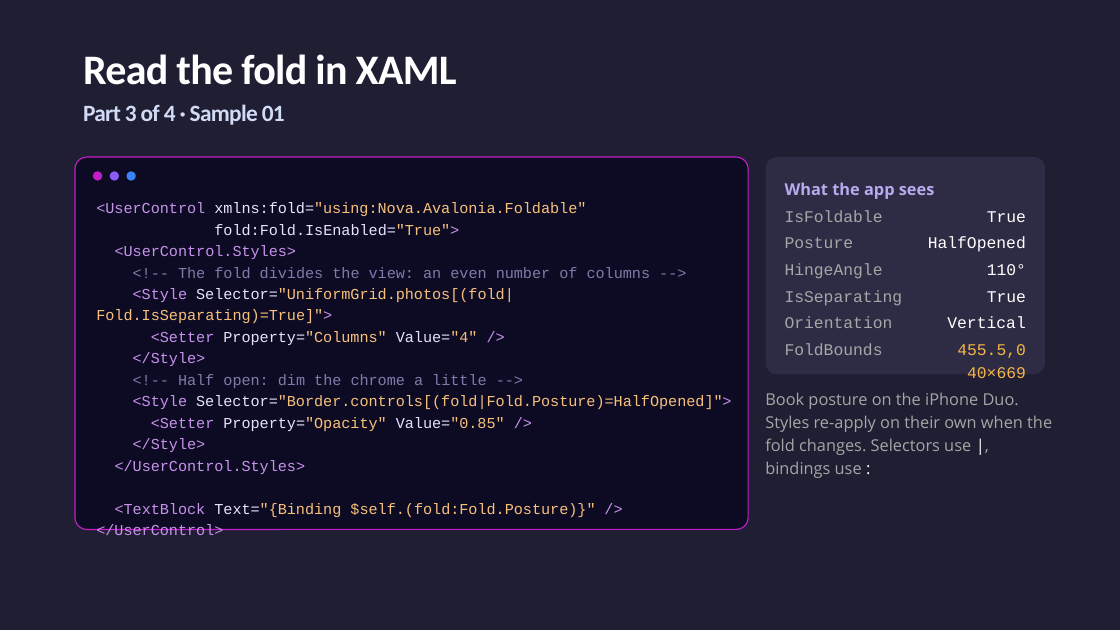
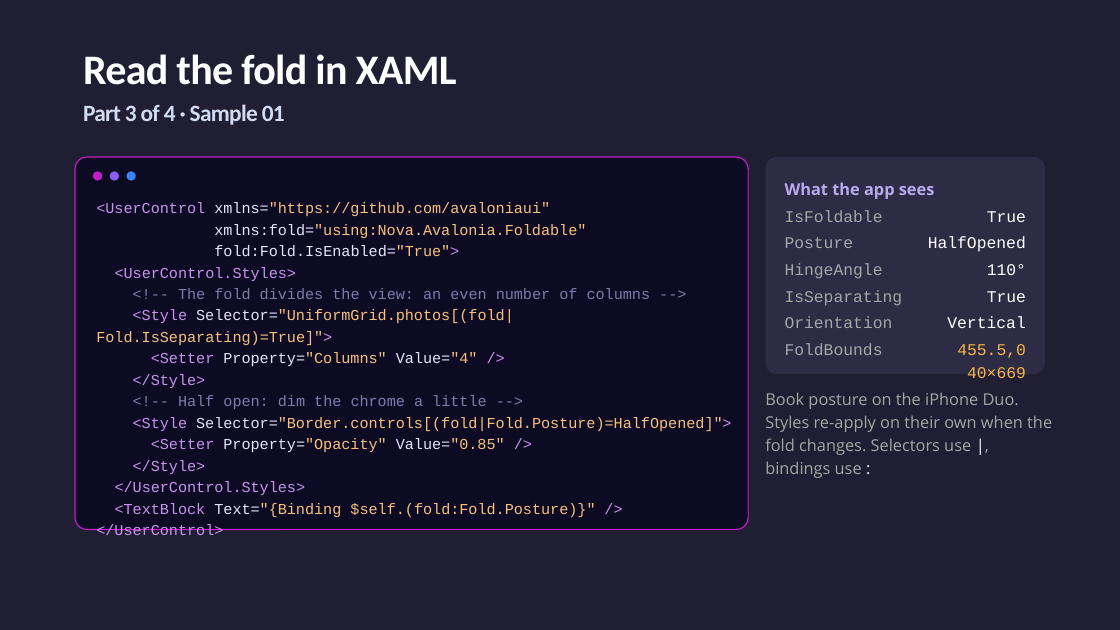
Before and after one commit to jsuarezruiz/dotnetconf2026-avalonia-foldables, a slide deck: slide 13 of Building Dual-Screen Experiences with Avalonia.pptx. Drawn at 1120x630 pixels with LibreOffice and Linux fonts; fonts in the diff are those of the drawing. Boxes give left, top, right and bottom in pixels: in the first picture for what was removed or moved away, otherwise in the second. Text is boxed around its words. In the diff, an @@ line names an element or a change of style, - is before the commit and + after.

```diff
--- a/Building Dual-Screen Experiences with Avalonia.pptx
+++ b/Building Dual-Screen Experiences with Avalonia.pptx
@@ text in rounded rectangle at <box>96,202,586,238</box>: text changed @@
-<UserControl xmlns:fold="using:Nova.Avalonia.Foldable"
+<UserControl xmlns="https://github.com/avaloniaui"
+xmlns:fold="using:Nova.Avalonia.Foldable"
```
Also in this commit, not shown: 8 other slides changed, 2 other files.
